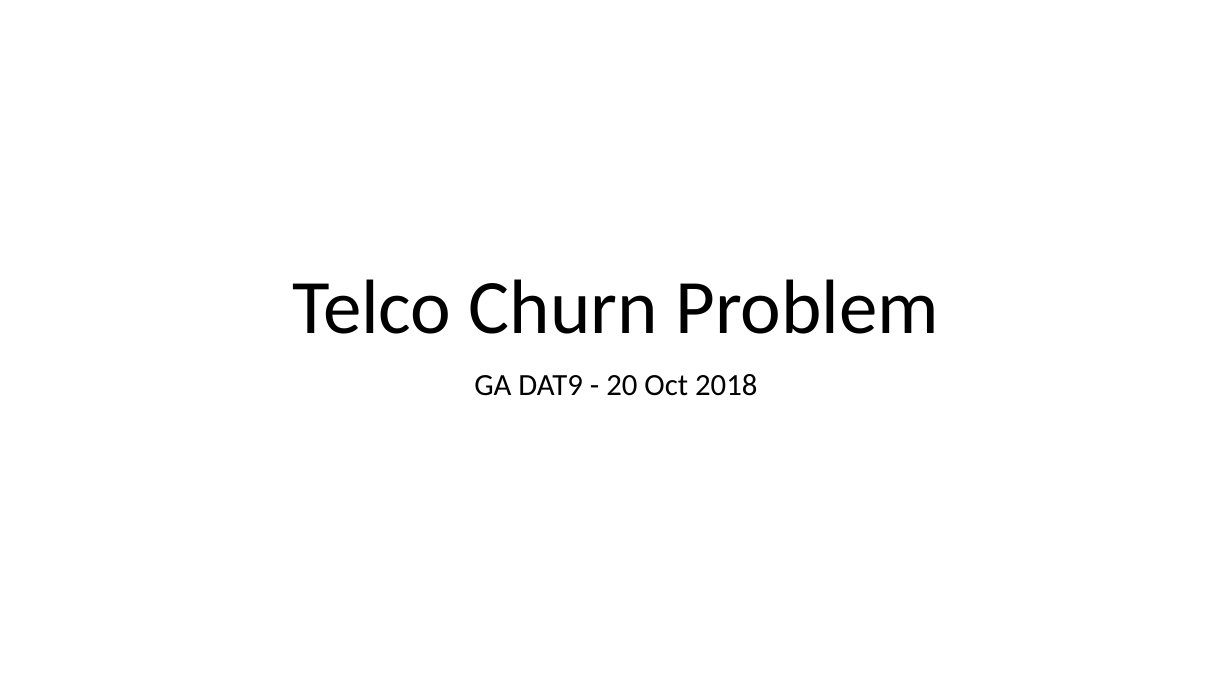
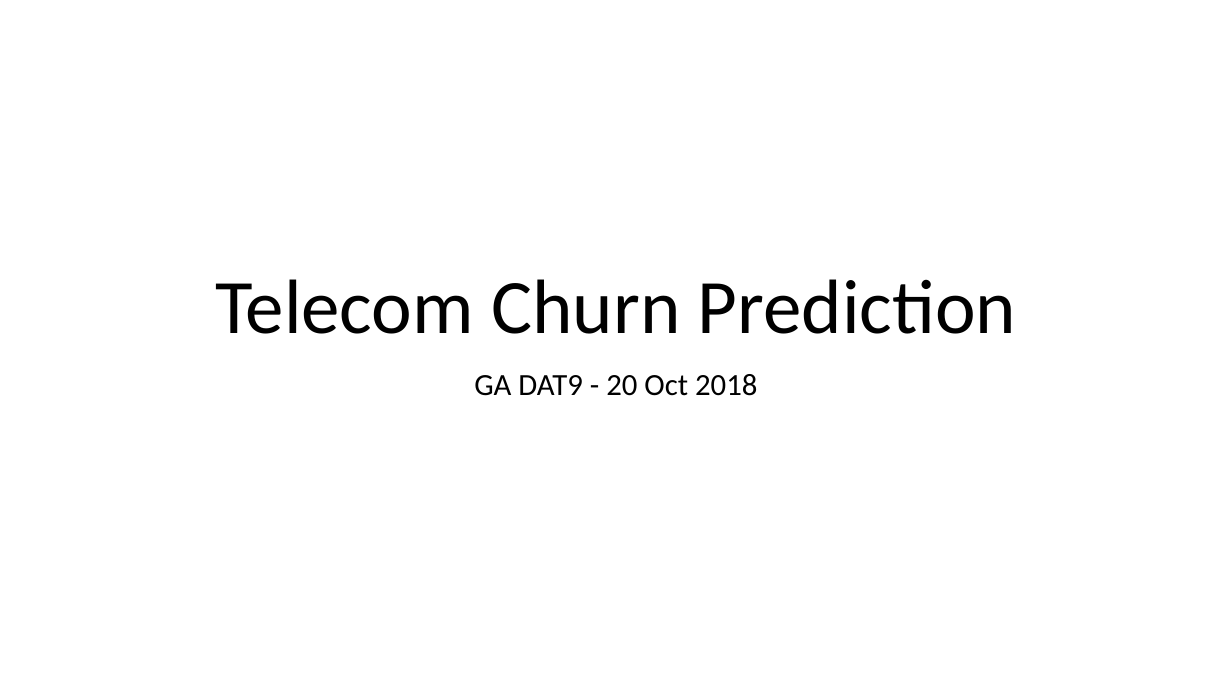
Before and after one commit to RhysZH/GA-DAT9-Projects1, a slide deck: slide 1 of R_Morgan_Project4_Files/R_Morgan_Project4_Presentation.pptx. Drawn at 1232x693 pixels with LibreOffice and Linux fonts; fonts in the diff are those of the drawing. Boxes give left, top, right and bottom in pixels: in the first picture for what was removed or moved away, otherwise in the second. Text is boxed around its words. In the diff, an @@ line names an element or a change of style, - is before the commit and + after.

```diff
--- a/R_Morgan_Project4_Files/R_Morgan_Project4_Presentation.pptx
+++ b/R_Morgan_Project4_Files/R_Morgan_Project4_Presentation.pptx
@@ title at (215, 279, 1016, 334): text changed @@
-Telco Churn Problem
+Telecom Churn Prediction
```
Also in this commit, not shown: 2 other slides changed, 3 slides added, 2 slides removed, 6 other files.
